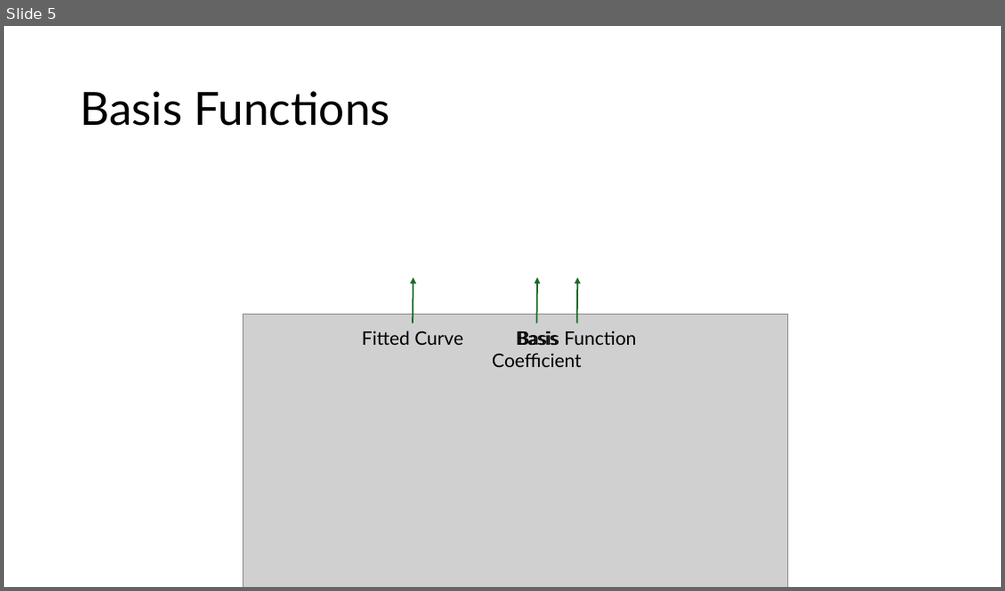
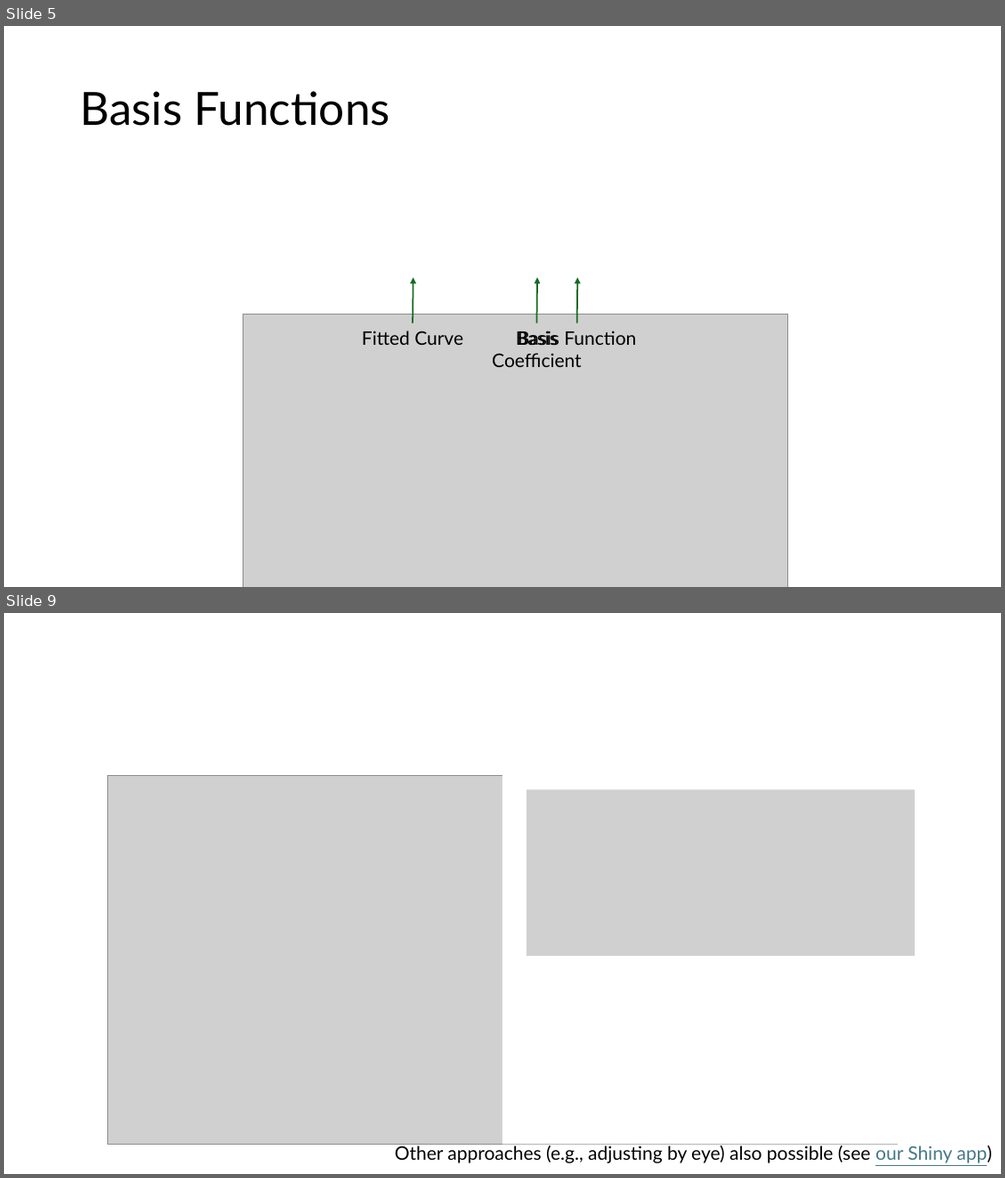
Before and after one commit to edwardgunning/ISBS-Short-Course, a slide deck: slides/02-smoothing.pptx. Shown one above the other, each under a label of ours: slide 5 before the commit, slides 5 and 9 after it; the slides between them are not shown. The pictures are 1005x591 and 1005x1178 pixels, drawn with LibreOffice and Linux fonts; fonts in the diff are those of the drawing; grey boxes stand for pictures; background and template pictures are left out. Boxes give left, top, right and bottom in pixels: in the first picture for what was removed or moved away, otherwise in the second. Text is boxed around its words. In the diff, an @@ line names an element or a change of style, - is before the commit and + after.

```diff
--- a/slides/02-smoothing.pptx
+++ b/slides/02-smoothing.pptx
@@ slide 9 added at bbox=[4, 613, 1001, 1174], background #FFFFFF @@
@@ rectangle added at bbox=[502, 769, 906, 1144], fill #FFFFFF @@
@@ picture added at bbox=[107, 775, 898, 1144] @@
@@ picture added at bbox=[526, 789, 914, 956] @@
@@ text added at bbox=[395, 1143, 992, 1163], 18 pt, text #000000 @@
+Other approaches (e.g., adjusting by eye) also possible (see our Shiny app)
```
Also in this commit, not shown: 1 slide changed, 5 other slides added, 2 other files.
